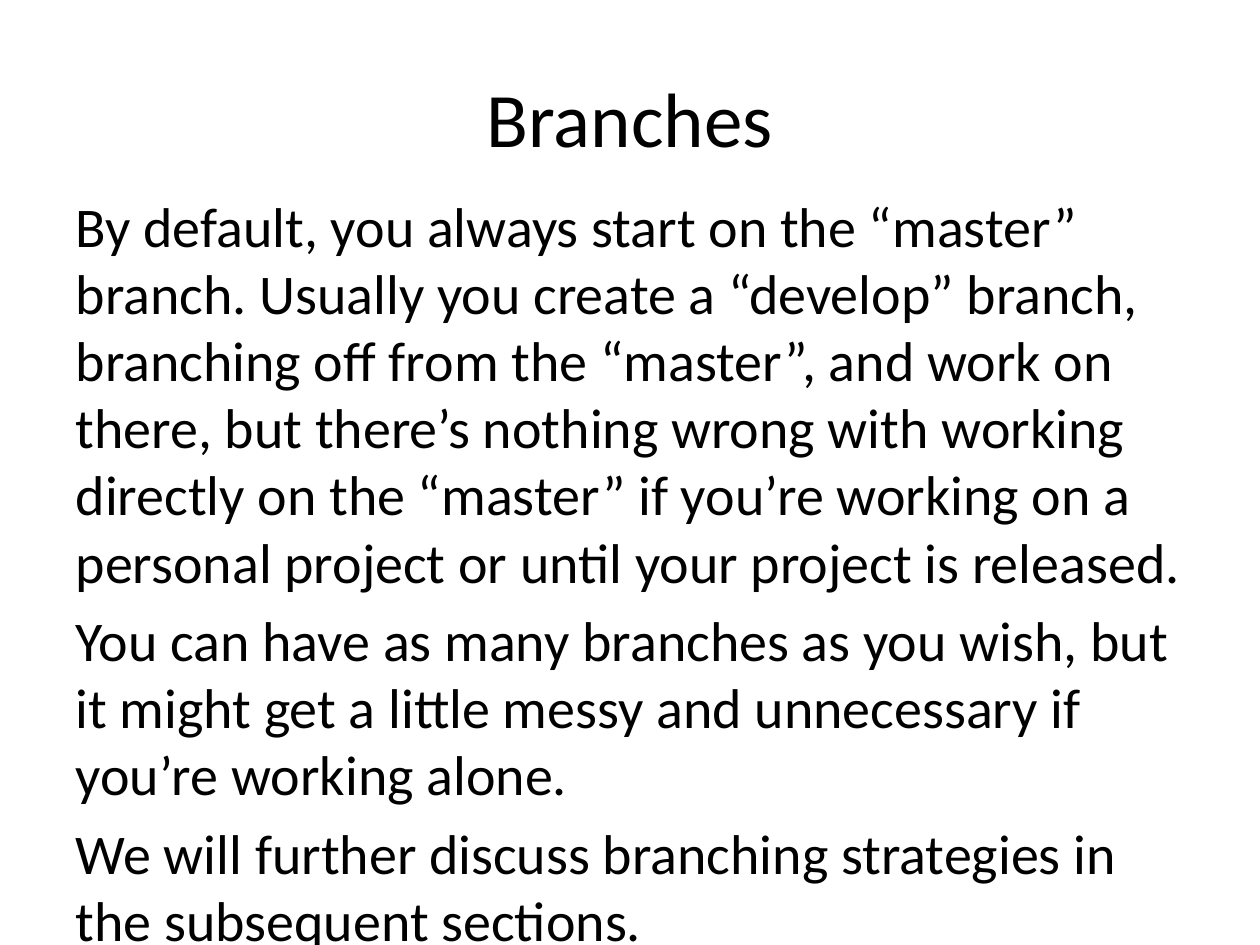
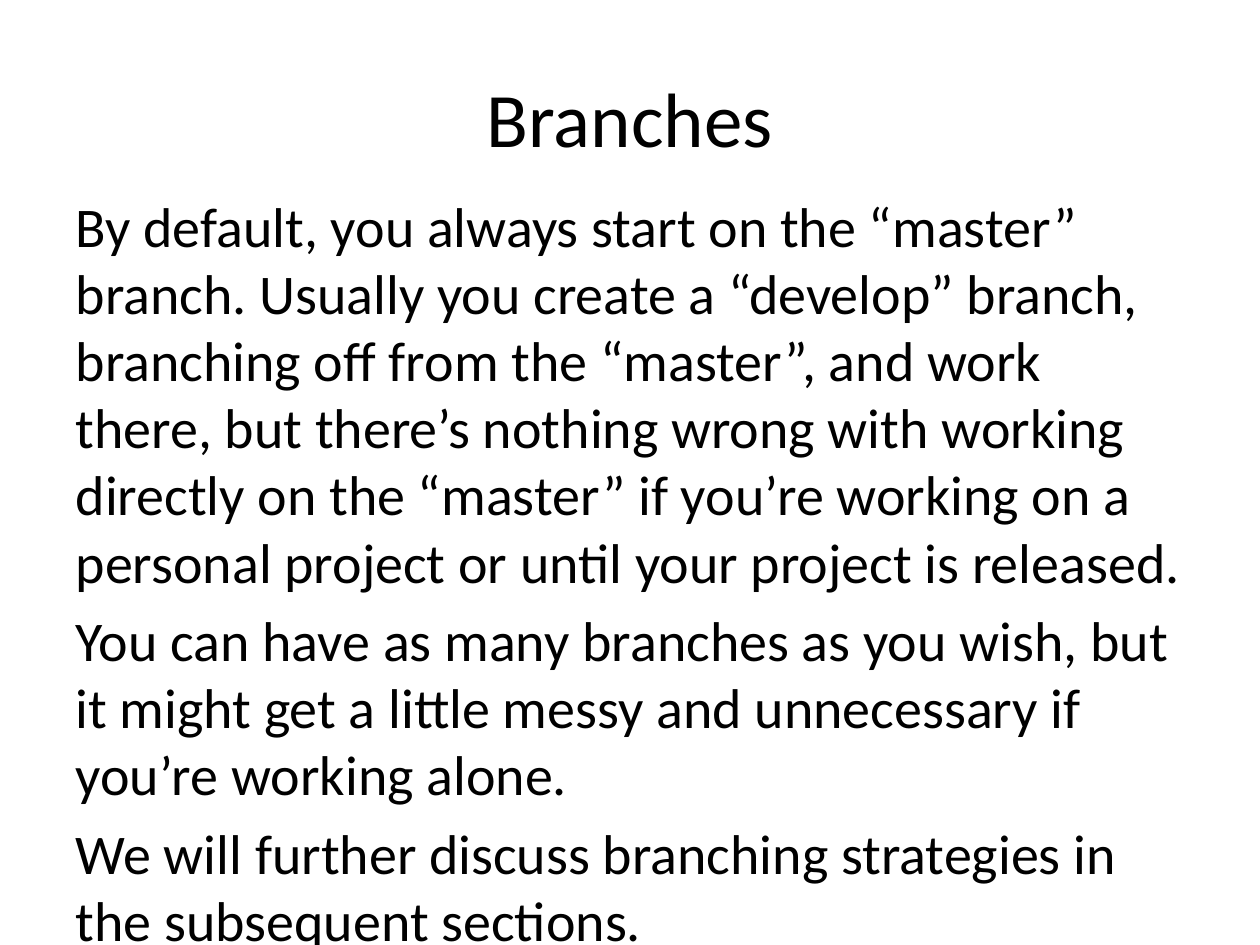
Before and after one commit to JaceTan/programming-notes, a slide deck: slide 5 of Branches and Tags.pptx. Drawn at 1260x945 pixels with LibreOffice and Linux fonts; fonts in the diff are those of the drawing. Boxes give left, top, right and bottom in pixels: in the first picture for what was removed or moved away, otherwise in the second. Text is boxed around its words. In the diff, an @@ line names an element or a change of style, - is before the commit and + after.

Commit message:
fixed typo

```diff
--- a/Branches and Tags.pptx
+++ b/Branches and Tags.pptx
@@ text at [76, 206, 1179, 593]: text changed @@
-By default, you always start on the “master” branch. Usually you create a “develop” branch, branching off from the “master”, and work on there, but there’s nothing wrong with working directly on the “master” if you’re working on a personal project or until your project is released.
+By default, you always start on the “master” branch. Usually you create a “develop” branch, branching off from the “master”, and work there, but there’s nothing wrong with working directly on the “master” if you’re working on a personal project or until your project is released.
```
